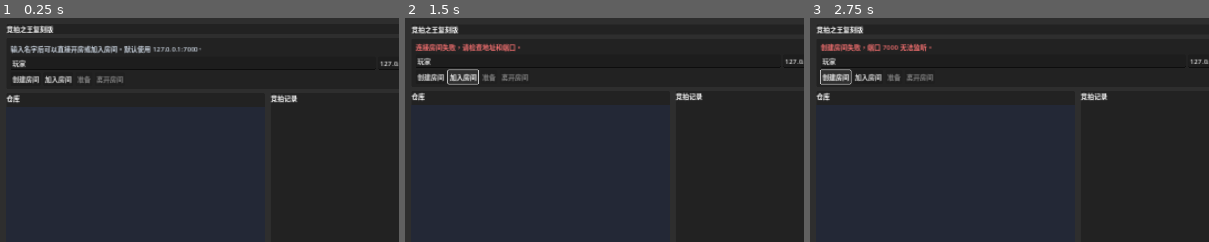
Above: before the commit, frames 1-3 (left to right).
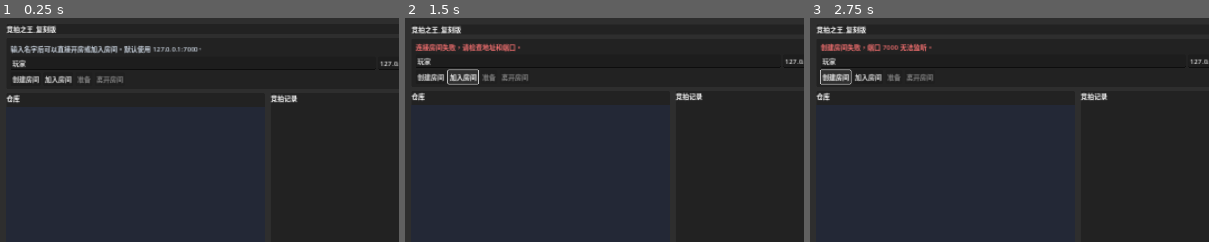
Above: after the commit, the same moments.

Repository: RinSayX/BidKingReplica
Game: Godot game, scene res://scenes/Main.tscn
The game is run twice, just before and just after one commit, with the same random seed, the same clock (stepped at 60 frames per second) and the same inputs.
Inputs:
- Up to frame 1 (0.25 s): no input
- Up to frame 2 (1.5 s): click "创建房间" at 0.5 s; click "加入房间" at 1.25 s
- Up to frame 3 (2.75 s): click "创建房间" at 2 s
The pictures show only the part of the screen within x 0-50%, y 0-50%; the shares and areas given below are measured in that part.

The runs differ from the first frame. In frame 1, 0.1% of the frame differs, in the area x 8-15%, y 3-7%; in frame 2, 0.1%, in the area x 8-15%, y 3-8%; in frame 3, 0.1%.

Commit message:
Rename project to 竞拍之王_复刻版

Diff:
--- a/project.godot
+++ b/project.godot
@@ -14,7 +14,7 @@
 
 [application]
 
-config/name="竞拍之王复刻版"
+config/name="竞拍之王_复刻版"
 run/main_scene="res://scenes/Main.tscn"
 config/features=PackedStringArray("4.2")
 
--- a/scenes/Main.tscn
+++ b/scenes/Main.tscn
@@ -54,7 +54,7 @@
 [node name="TitleLabel" type="Label" parent="SafeArea/RootVBox/HeaderPanel/HeaderHBox"]
 layout_mode = 2
 size_flags_horizontal = 3
-text = "竞拍之王复刻版"
+text = "竞拍之王_复刻版"
 
 [node name="RoundLabel" type="Label" parent="SafeArea/RootVBox/HeaderPanel/HeaderHBox"]
 layout_mode = 2
Not shown, changed: export_presets.cfg
Not shown, changed: README.md
